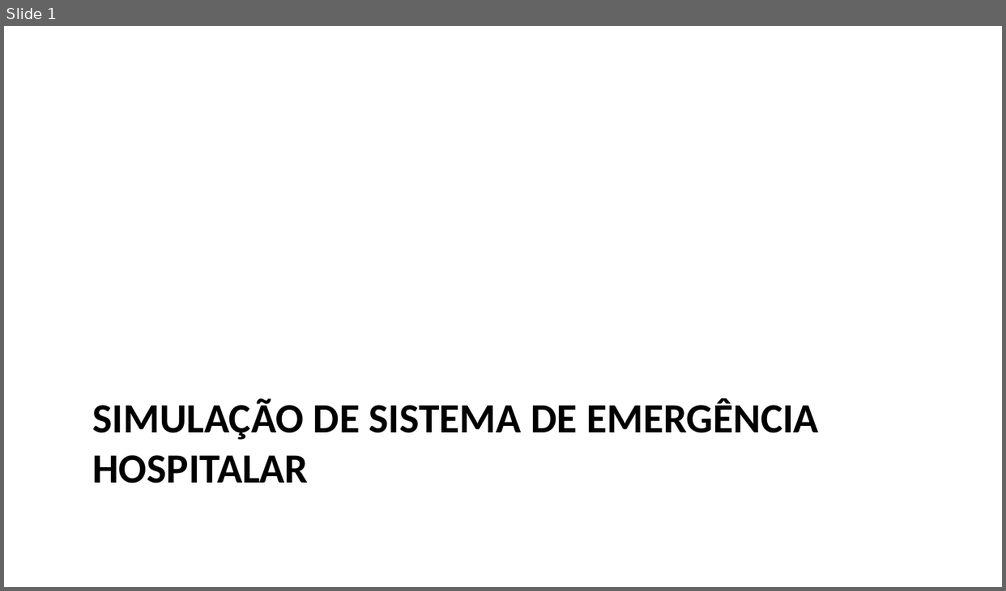
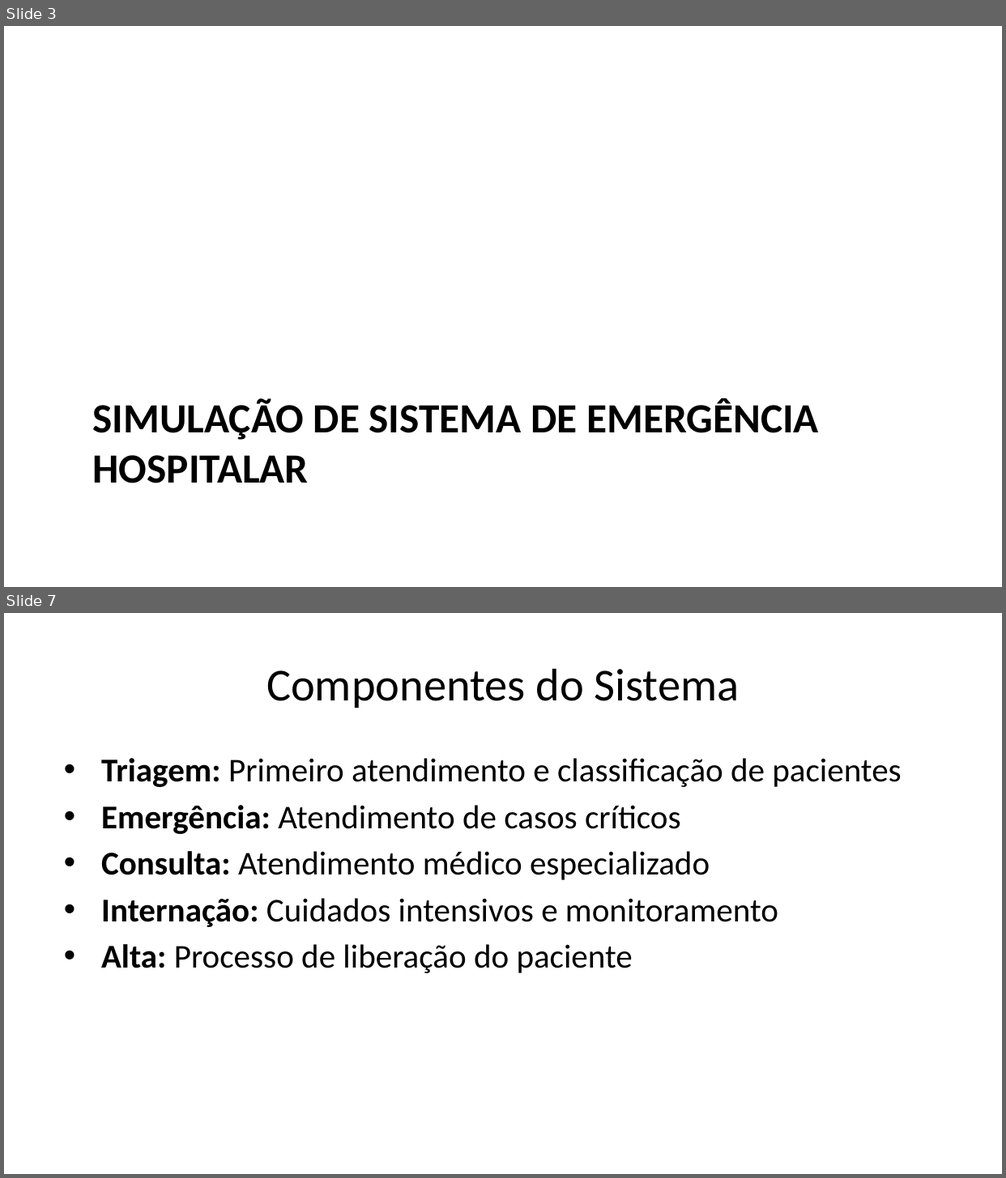
Before and after one commit to bengo501/-T2-Avalia-o-de-Aprendizagem-Simula-o-e-M-todos-Anal-ticos---2025-1, a slide deck: apresentacao_hospital.pptx. Shown one above the other, each under a label of ours: slide 1 before the commit, slides 3 and 7 after it; the slides between them are not shown. The pictures are 1006x591 and 1006x1178 pixels, drawn with LibreOffice and Linux fonts; fonts in the diff are those of the drawing. Boxes give left, top, right and bottom in pixels: in the first picture for what was removed or moved away, otherwise in the second. Text is boxed around its words. In the diff, an @@ line names an element or a change of style, - is before the commit and + after.

```diff
--- a/apresentacao_hospital.pptx
+++ b/apresentacao_hospital.pptx
@@ slide 7 added at [4, 613, 1002, 1174], background #FFFFFF @@
@@ title added at [266, 668, 739, 708], 33 pt, text #000000 @@
+Componentes do Sistema
@@ text added at [101, 758, 901, 973], 24 pt, text #000000 @@
+• Triagem: Primeiro atendimento e classificação de pacientes
+• Emergência: Atendimento de casos críticos
+• Consulta: Atendimento médico especializado
+• Internação: Cuidados intensivos e monitoramento
+• Alta: Processo de liberação do paciente
@@ what was slide 1 is now slide 3 @@
```
Also in this commit, not shown: 8 slides changed, 24 other slides added, 4 slides removed, 13 other files.
